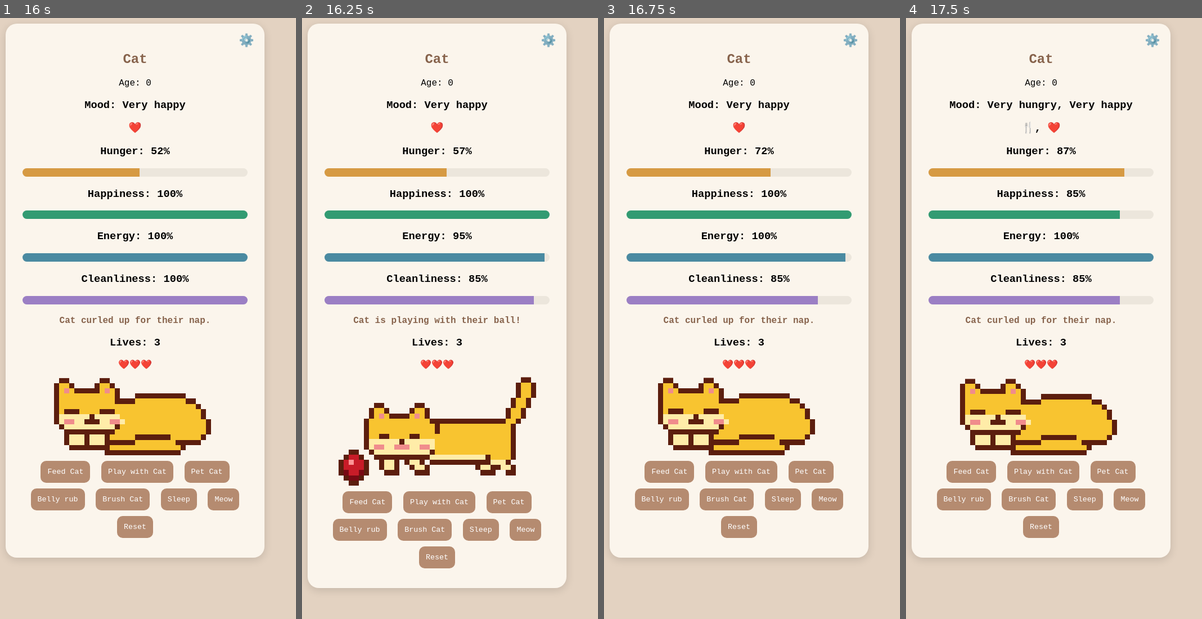
Above: before the commit, frames 1-4 (left to right).
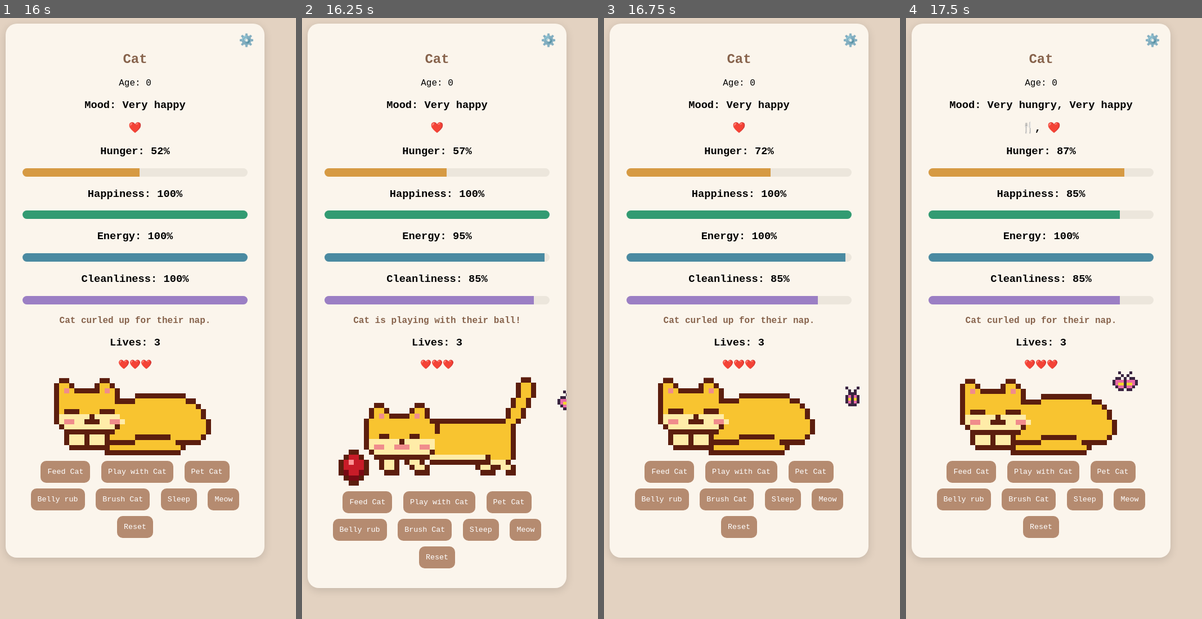
Above: after the commit, the same moments.

Repository: nannaellaraun/cat-game
Game: browser game, page index.html
The game is run twice, just before and just after one commit, with the same random seed, the same clock (stepped at 60 frames per second) and the same inputs.
Inputs:
- Up to frame 1 (16 s): click "Play with Cat" at 0.27 s; click "Meow" at 1.17 s; click "Belly rub" at 1.67 s; click "Play with Cat" at 2.17 s; click "Pet Cat" at 2.67 s; click "Meow" at 3.17 s; click "Feed Cat" at 3.67 s; click "Brush Cat" at 4.17 s; click "Meow" at 4.67 s; click "Pet Cat" at 5.17 s; click "Sleep" at 5.67 s; click "Meow" at 6.17 s; click "Sleep" at 6.67 s; click "Brush Cat" at 7.17 s; click "Play with Cat" at 7.67 s; click "Belly rub" at 8.17 s; click "Brush Cat" at 8.67 s; click "Brush Cat" at 9.17 s; click "Feed Cat" at 9.67 s; click "Meow" at 10.17 s; click "Feed Cat" at 10.67 s; click "Pet Cat" at 11.17 s; click "Play with Cat" at 11.67 s; click "Play with Cat" at 12.17 s; click "Brush Cat" at 12.67 s; click "Pet Cat" at 13.17 s; click "Belly rub" at 13.67 s; click "Belly rub" at 14.17 s; click "Meow" at 14.67 s; click "Brush Cat" at 15.17 s; click "Sleep" at 15.67 s
- Up to frame 2 (16.25 s): click "Play with Cat" at 16.17 s
- Up to frame 3 (16.75 s): click "Sleep" at 16.67 s
- Up to frame 4 (17.5 s): click "Sleep" at 17.17 s

Frame 1 is identical in both runs. In frame 2, less than 0.1% of the frame differs, in the area x 86-90%, y 61-66%; in frame 3, 0.1%; in frame 4, 0.2%, in the area x 69-79%, y 58-63%.

Commit message:
Add flying visitors that the cat follows with its eyes
Co-Authored-By: Claude Opus 5.5 <noreply@anthropic.com>

Diff:
--- a/game.js
+++ b/game.js
@@ -396,7 +396,7 @@
   $("lives-value").textContent = cat.lives;
   $("hearts").textContent = "❤️".repeat(cat.lives) + "💔️".repeat(3 - cat.lives);
   const sprite = chooseImage(moodNames);
-  const look = { hat: isPartyTime(), messy: cat.cleanliness <= MESSY_AT };
+  const look = { hat: isPartyTime(), messy: cat.cleanliness <= MESSY_AT, look: lookDirection };
   const draw = (extra) => drawCat(sprite, cat.color, cat.coat, cat.eyes, { ...look, ...extra });
   catFrames = { normal: draw(), blink: draw({ blink: true }), tail: draw({ tail: true }) };
   catLook = look;
@@ -491,6 +491,86 @@
   blinkLoop();
   tailLoop();
 }
+
+// ---------- Flying visitors ----------
+
+// Now and then a butterfly, bird or bee flies across the card and the cat follows it with its eyes.
+let lookDirection = null; // "left" or "right" while the cat watches a visitor
+let visitorFlying = false; // only one visitor at a time, so the cat knows where to look
+
+const VISITOR_FLIGHT = {
+  butterfly: { speed: 70, wave: 18, waveSpeed: 3 }, // slow and fluttery
+  bird: { speed: 150, wave: 5, waveSpeed: 2 }, // fast and smooth
+  bee: { speed: 90, wave: 7, waveSpeed: 9 }, // buzzy zigzag
+};
+
+function setLook(side) {
+  if (side === lookDirection) return;
+  lookDirection = side;
+  render();
+}
+
+function flyVisitor() {
+  if (visitorFlying || cat.lives <= 0 || document.hidden) return;
+  visitorFlying = true;
+  const card = document.querySelector(".game");
+  let sky = card.querySelector(".sky");
+  if (!sky) {
+    sky = document.createElement("div");
+    sky.className = "sky"; // keeps visitors inside the card
+    card.append(sky);
+  }
+  const names = Object.keys(CRITTERS);
+  const name = names[Math.floor(Math.random() * names.length)];
+  const { speed, wave, waveSpeed } = VISITOR_FLIGHT[name];
+  const frames = [drawCritter(name, 0), drawCritter(name, 1)];
+
+  const cardBox = card.getBoundingClientRect();
+  const catBox = $("cat-image").getBoundingClientRect();
+  const catMiddle = catBox.left - cardBox.left + catBox.width / 2;
+  const height = catBox.top - cardBox.top + Math.random() * catBox.height * 0.5;
+  const fromLeft = Math.random() < 0.5;
+  const startX = fromLeft ? -70 : cardBox.width + 10;
+  const endX = fromLeft ? cardBox.width + 10 : -70;
+  const duration = (Math.abs(endX - startX) / speed) * 1000;
+
+  const visitor = document.createElement("img");
+  visitor.className = "visitor";
+  visitor.alt = "";
+  visitor.src = frames[0];
+  if (!fromLeft) visitor.style.scale = "-1 1"; // the pictures face right
+  sky.append(visitor);
+
+  const start = performance.now();
+  let shown = 0;
+  function step(now) {
+    const seconds = (now - start) / 1000;
+    const progress = (now - start) / duration;
+    if (progress >= 1) {
+      visitor.remove();
+      visitorFlying = false;
+      setLook(null);
+      return;
+    }
+    const x = startX + (endX - startX) * progress;
+    visitor.style.left = x + "px";
+    visitor.style.top = height + Math.sin(seconds * waveSpeed) * wave + "px";
+    const frame = Math.floor(seconds / 0.15) % 2; // flap the wings
+    if (frame !== shown) visitor.src = frames[(shown = frame)];
+    setLook(x + visitor.width / 2 < catMiddle ? "left" : "right");
+    requestAnimationFrame(step);
+  }
+  requestAnimationFrame(step);
+}
+
+function visitorLoop(first) {
+  setTimeout(() => {
+    flyVisitor();
+    visitorLoop(false);
+  }, first ? randomBetween(8000, 20000) : randomBetween(20000, 60000));
+}
+
+if (!reducedMotion) visitorLoop(true);
 
 // ---------- Wiring up buttons and the settings form ----------
 
--- a/index.html
+++ b/index.html
@@ -5,7 +5,7 @@
 <meta name="viewport" content="width=device-width, initial-scale=1">
 <title>Cat Game</title>
 <!-- Bump ?v= on every update so browsers load the new files, not an old saved copy -->
-<link rel="stylesheet" href="style.css?v=20261105-8">
+<link rel="stylesheet" href="style.css?v=20261105-9">
 </head>
 <body>
 <div class="game">
@@ -104,7 +104,7 @@
   </dialog>
 
 </div>
-<script src="sprites.js?v=20261105-8"></script>
-<script src="game.js?v=20261105-8"></script>
+<script src="sprites.js?v=20261105-9"></script>
+<script src="game.js?v=20261105-9"></script>
 </body>
 </html>
--- a/sprites.js
+++ b/sprites.js
@@ -392,6 +392,25 @@
   for (const [x, y] of cells) grid[y][x] = "C";
 }
 
+// Looking to one side: in each eye (a row of iris + pupil pixels) the pupil moves to the left or right end.
+function lookAside(grid, side) {
+  const isEye = (c) => c === "E" || c === "F" || c === "D";
+  grid.forEach((row) => {
+    let x = 0;
+    while (x < row.length) {
+      if (!isEye(row[x])) { x++; continue; }
+      let end = x;
+      while (end + 1 < row.length && isEye(row[end + 1])) end++;
+      if (end > x) {
+        const iris = row.slice(x, end + 1).find((c) => c !== "D") || "E";
+        for (let i = x; i <= end; i++) row[i] = iris;
+        row[side === "left" ? x : end] = "D";
+      }
+      x = end + 1;
+    }
+  });
+}
+
 // Tail swish: the upper part of the tail moves one pixel sideways.
 // Only the tail's own pixels move (not the body outline at the edge of the tail box).
 function swishTail(grid, regions) {
@@ -430,7 +449,8 @@
 
 // Returns an image URL of the sprite in the given color, coat and eye color.
 // Options: hat (birthday party hat), messy (tufts and dirt when the cat needs brushing),
-// blink (eyes closed), tail (tail swished to the side) and happy (^ ^ eyes) for the animation frames.
+// blink (eyes closed), tail (tail swished to the side) and happy (^ ^ eyes) for the animation frames,
+// look ("left" or "right") to make the pupils look to one side.
 function drawCat(spriteName, colorName, coatName, eyesName, options = {}) {
   const sprite = SPRITES[spriteName];
   const hat = Boolean(options.hat && sprite.hat);
@@ -438,7 +458,8 @@
   const blink = Boolean(options.blink);
   const tail = Boolean(options.tail);
   const happy = Boolean(options.happy && sprite.happyEyes);
-  const key = [spriteName, colorName, coatName, eyesName, hat, messy, blink, tail, happy].join("/");
+  const look = options.look === "left" || options.look === "right" ? options.look : "";
+  const key = [spriteName, colorName, coatName, eyesName, hat, messy, blink, tail, happy, look].join("/");
   if (spriteCache[key]) return spriteCache[key];
 
   const color = CAT_COLORS[colorName] || CAT_COLORS.orange;
@@ -446,6 +467,7 @@
   const eyes = CAT_EYES[eyesName] || CAT_EYES.black;
 
   const grid = sprite.art.map((row) => [...row]);
+  if (look) lookAside(grid, look);
   if (happy) happyEyes(grid, sprite.happyEyes);
   else if (blink) closeEyes(grid);
   if (tail) swishTail(grid, sprite.regions);
@@ -490,3 +512,101 @@
 
   return (spriteCache[key] = canvas.toDataURL());
 }
+
+// ---------- Flying visitors ----------
+
+// Small animals that fly past now and then. Each has two wing frames that take turns.
+const CRITTERS = {
+  butterfly: {
+    colors: { K: "#3a2440", p: "#e86aa8", y: "#f2d530" },
+    frames: [
+      [
+        "..K...K..",
+        "...K.K...",
+        ".KK.K.KK.",
+        "KpppKpppK",
+        "KpyyKyypK",
+        ".KppKppK.",
+        "..KK.KK..",
+      ],
+      [
+        "..K...K..",
+        "...K.K...",
+        "...KKK...",
+        "..KpKpK..",
+        "..KyKyK..",
+        "..KpKpK..",
+        "...KKK...",
+      ],
+    ],
+  },
+  bird: {
+    colors: { K: "#1e2a44", b: "#4a8ad8", l: "#cfe3f7", o: "#f2a33a", e: "#1e2a44" },
+    frames: [
+      [
+        "...KK.....",
+        "...KbK....",
+        "...KbbK.KK.",
+        ".KKKbbbKbeK",
+        "KbbbbbbbbbKo",
+        ".KKllllllK.",
+        "...KKKKKK...",
+      ],
+      [
+        ".........",
+        ".........",
+        "........KK.",
+        ".KKKKKKKbeK",
+        "KbbbbbbbbbKo",
+        ".KKlbbbllK.",
+        "...KbbKKK...",
+        "....KK......",
+      ],
+    ],
+  },
+  bee: {
+    colors: { K: "#2a2018", y: "#f2c230", w: "#e8f4ff" },
+    frames: [
+      [
+        ".KK.KK..",
+        "KwwKwwK.",
+        ".KKKKK..",
+        "KyKyKyK.",
+        "KyKyKyKK",
+        ".KKKKK..",
+      ],
+      [
+        "........",
+        "........",
+        ".KKKKK..",
+        "KyKyKyK.",
+        "KyKyKyKK",
+        ".KwwKwwK",
+        "..KK.KK.",
+      ],
+    ],
+  },
+};
+
+// Visitors are drawn with smaller pixels than the cat, so they look further away.
+const CRITTER_SCALE = 5;
+
+// Returns an image URL of one wing frame of a flying visitor.
+function drawCritter(name, frame) {
+  const key = "critter/" + name + "/" + frame;
+  if (spriteCache[key]) return spriteCache[key];
+  const { colors, frames } = CRITTERS[name];
+  const art = frames[frame];
+  const canvas = document.createElement("canvas");
+  canvas.width = Math.max(...art.map((row) => row.length)) * CRITTER_SCALE;
+  canvas.height = art.length * CRITTER_SCALE;
+  const ctx = canvas.getContext("2d");
+  art.forEach((row, y) => {
+    [...row].forEach((letter, x) => {
+      if (!colors[letter]) return;
+      ctx.fillStyle = colors[letter];
+      ctx.fillRect(x * CRITTER_SCALE, y * CRITTER_SCALE, CRITTER_SCALE, CRITTER_SCALE);
+    });
+  });
+  return (spriteCache[key] = canvas.toDataURL());
+}
--- a/style.css
+++ b/style.css
@@ -211,3 +211,16 @@
     animation: none;
   }
 }
+
+/* Flying visitors (butterfly, bird, bee) */
+.sky {
+  position: absolute;
+  inset: 0;
+  overflow: hidden;
+  pointer-events: none;
+  border-radius: 20px;
+}
+.visitor {
+  position: absolute;
+  image-rendering: pixelated;
+}
